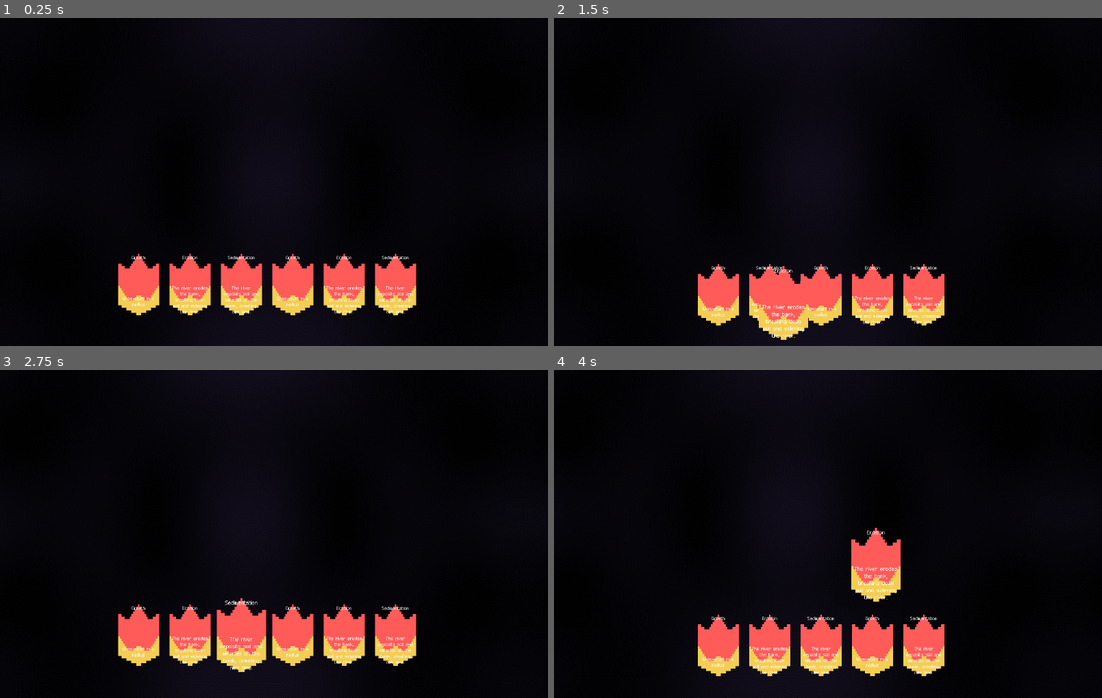
Above: before the commit, frames 1-4 (two rows, left to right).
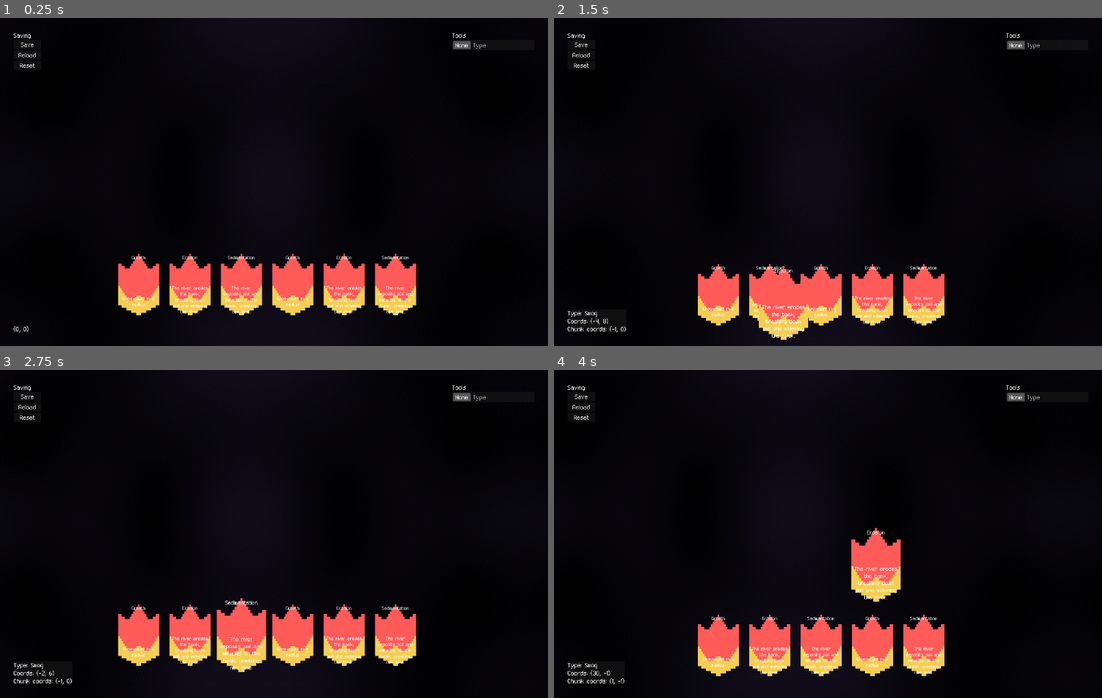
Above: after the commit, the same moments.

Repository: team-fow/riviver
Game: Godot game, scene res://scenes/game/game.tscn
Same seed, same stepped clock (60 frames per second), same inputs: the game is played once before the commit and once after it.
Inputs (mouse positions are in pixels of both pictures, inside the frame that each line leads up to):
- Up to frame 1 (0.25 s): no input
- Up to frame 2 (1.5 s): tap Enter at 0.5 s; drag from (691, 283) to (882, 109) at 0.52 s; drag from (745, 283) to (800, 247) at 1.27 s
- Up to frame 3 (2.75 s): move the mouse to (241, 635) at 2.02 s; hold D (move_right) from 2.03 s (still down); hold Alt (sprint) from 2.03 s (still down); click (241, 635) at 2.3 s
- Up to frame 4 (4 s): release D (move_right) at 2.75 s; release Alt (sprint) at 2.75 s; tap Space at 2.75 s; drag from (844, 635) to (663, 484) at 2.77 s; drag from (899, 635) to (855, 534) at 3.52 s

The runs differ from the first frame. In frame 1, 0.2% of the frame differs, in the area x 2-89%, y 4-96%; in frame 2, 0.3%; in frame 3, 0.3%; in frame 4, 0.3%.

Commit message:
fixed erosion card lagging horribly

Diff:
--- a/resources/card_info/river_card_info/river_card_info.gd
+++ b/resources/card_info/river_card_info/river_card_info.gd
@@ -13,9 +13,9 @@
 func play(target: Tile):
 	var erodibletiles = erodible_tiles()
 	if not targets_water:
-		target.radiate_effect(func (t): t._set_type(Tile.Type.RIVERBED), radius**2, erodibletiles)
+		target.radiate_effect(Tile.set_type.bind(Tile.Type.RIVERBED), radius**2, erodibletiles, true)
 	else:
-		target.radiate_effect(func (t): t._set_type(Tile.Type.DIRT), radius**2, water_tiles)
+		target.radiate_effect(Tile.set_type.bind(Tile.Type.DIRT), radius**2, water_tiles, true)
 
 
 # Generates an array of all the types of tile that can be eroded
--- a/resources/tile_behavior/smog.gd
+++ b/resources/tile_behavior/smog.gd
@@ -1,6 +1,6 @@
 extends TileBehavior
 
-const RIVERBED_THRESHOLD: float = -0.25
+const RIVERBED_THRESHOLD: float = -0.5
 
 static var noise: FastNoiseLite = preload("res://assets/worldgen_noise.tres")
 
--- a/scenes/debug/editor/editor.gd
+++ b/scenes/debug/editor/editor.gd
@@ -32,8 +32,12 @@
 # list
 
 func _ready() -> void:
+	await get_tree().create_timer(0.1).timeout
 	for info: TileInfo in ResourceLibrary.tiles:
-		tiles.add_item(info.name, info.sprite_sheet.texture)
+		var icon := AtlasTexture.new()
+		icon.atlas = info.sprite_sheet.texture
+		icon.region.size = Vector2(info.sprite_sheet.sprite_size)
+		tiles.add_item(info.name, icon)
 
 	tools.select(0)
 	tiles.select(0)
--- a/scenes/game/game.tscn
+++ b/scenes/game/game.tscn
@@ -1,10 +1,11 @@
-[gd_scene load_steps=9 format=3 uid="uid://262wfv063anm"]
+[gd_scene load_steps=10 format=3 uid="uid://262wfv063anm"]
 
 [ext_resource type="Script" path="res://scenes/game/game.gd" id="1_tllol"]
 [ext_resource type="PackedScene" uid="uid://bgbhlhlnbj02o" path="res://scenes/ui/ui.tscn" id="2_42qev"]
 [ext_resource type="Script" path="res://scenes/grid/grid.gd" id="3_47w66"]
 [ext_resource type="Script" path="res://scenes/game/camera.gd" id="4_70hti"]
 [ext_resource type="Script" path="res://scenes/game/river.gd" id="4_uc3ti"]
+[ext_resource type="PackedScene" uid="uid://deg1lwogfdqdi" path="res://scenes/debug/editor/editor.tscn" id="4_ycsp2"]
 [ext_resource type="Script" path="res://scenes/game/daytime_modulate.gd" id="5_5kbi3"]
 [ext_resource type="Script" path="res://scenes/game/player.gd" id="5_cgng6"]
 [ext_resource type="PackedScene" uid="uid://prfpthf047d3" path="res://scenes/hand/hand.tscn" id="6_kslhd"]
@@ -36,6 +37,8 @@
 wait_time = 0.5
 autostart = true
 
+[node name="Editor" parent="Grid" instance=ExtResource("4_ycsp2")]
+
 [node name="River" type="Node" parent="."]
 script = ExtResource("4_uc3ti")
 
--- a/scenes/grid/tile.gd
+++ b/scenes/grid/tile.gd
@@ -24,8 +24,6 @@
 	SHALLOW_WATER,
 	DIRT_ROAD,
 	DEEP_WATER,
-
-
 }
 
 const SIZE := Vector2(24, 16) ## Size, in pixels.
@@ -140,6 +138,11 @@
 	return tile.type in filter
 
 
+## Sets some tile's type.
+static func set_type(tile: Tile, type: Type) -> void:
+	tile.type = type
+
+
 ## Converts some wasteland tile into some greenery tile.
 static func revitalize(tile: Tile) -> void:
 	match tile.type:
@@ -148,12 +151,14 @@
 
 
 ## Calls a callable on tiles outward in some radius.
-func radiate_effect(callable: Callable, radius_squared: float, filter: PackedInt32Array, target: Tile = self) -> void:
+func radiate_effect(callable: Callable, radius_squared: float, filter: PackedInt32Array, affect_center: bool = false, target: Tile = self) -> void:
+	if affect_center: callable.call(target)
 	await Game.grid.get_tree().create_timer(0.05).timeout
 	for neighbor: Tile in target.get_neighbors():
-		if matches(neighbor, filter) and neighbor.coords.distance_squared_to(coords) < radius_squared:
+		var distance: float = neighbor.coords.distance_squared_to(coords)
+		if matches(neighbor, filter) and distance < radius_squared and distance > target.coords.distance_squared_to(coords):
 			callable.call(neighbor)
-			radiate_effect(callable, radius_squared, filter, neighbor)
+			radiate_effect(callable, radius_squared, filter, false, neighbor)
 
 
 
--- a/scenes/ui/ui.tscn
+++ b/scenes/ui/ui.tscn
@@ -1,6 +1,5 @@
-[gd_scene load_steps=12 format=3 uid="uid://bgbhlhlnbj02o"]
+[gd_scene load_steps=11 format=3 uid="uid://bgbhlhlnbj02o"]
 
-[ext_resource type="PackedScene" uid="uid://deg1lwogfdqdi" path="res://scenes/debug/editor/editor.tscn" id="1_jbr5h"]
 [ext_resource type="Script" path="res://scenes/debug/map.gd" id="2_kl14l"]
 [ext_resource type="Texture2D" uid="uid://dbdm86b40bbes" path="res://assets/ui/assets/Button - BG.png" id="3_7ccef"]
 [ext_resource type="Texture2D" uid="uid://6mrkfgh11hid" path="res://assets/ui/assets/Panel - River.png" id="3_cgv0v"]
@@ -13,9 +12,6 @@
 [ext_resource type="Texture2D" uid="uid://bc3addnh647ii" path="res://assets/ui/assets/Slider - River.png" id="10_bihvv"]
 
 [node name="UI" type="CanvasLayer"]
-
-[node name="Editor" parent="." instance=ExtResource("1_jbr5h")]
-visible = false
 
 [node name="Margins" type="MarginContainer" parent="."]
 anchors_preset = 15
@@ -184,6 +180,8 @@
 offset_top = 212.0
 offset_right = -782.0
 offset_bottom = -573.0
+grow_horizontal = 2
+grow_vertical = 2
 texture = ExtResource("9_7eaiu")
 
 [node name="SliderSFX" type="TextureRect" parent="Pause Panel"]
@@ -195,4 +193,6 @@
 offset_top = 94.0
 offset_right = -999.0
 offset_bottom = -691.0
+grow_horizontal = 2
+grow_vertical = 2
 texture = ExtResource("10_bihvv")
Not shown: 1 places in resources/tile_info/deep_water.tres that only renumber resources
